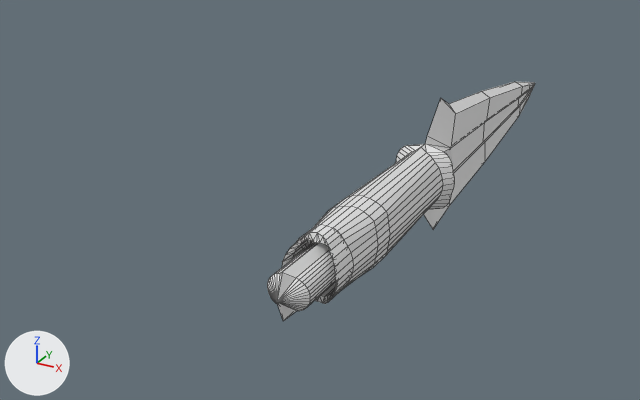
The Blender file dev_files_donot_use_for_server/blender_files/jdeivid/ruina/v1/dagger_v1.blend: old version first, new version second.
One viewpoint serves both versions: a 50 mm lens placed at (14.2, -32.3, 15.5), pointed at (-6.0, 4.4, -2.8). The lights are fixed; the arrows at lower left show +X, +Y and +Z. Mesh edges are drawn as thin lines. Materials are left out; every surface is plain grey.

Objects in the first picture: 'dagger_v1'.
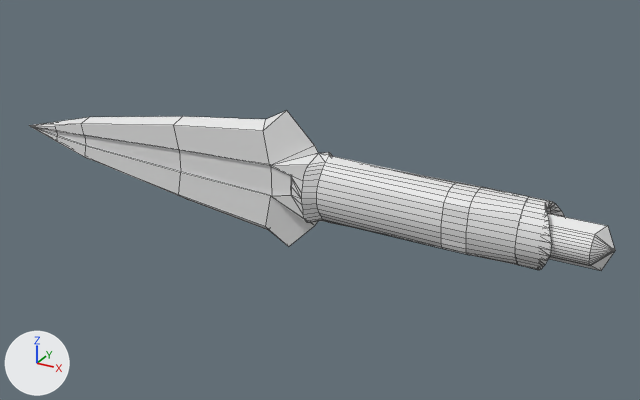
Boxes [x1, y1, x2, y2] around the edits, measured in the pictures (640 x 400 px):
'dagger_v1', mesh turned, modifiers changed
    before: [267, 82, 535, 321]
    after: [29, 110, 615, 271]

Patch to the scene script:
```diff
--- a/dev_files_donot_use_for_server/blender_files/jdeivid/ruina/v1/dagger_v1.blend.py
+++ b/dev_files_donot_use_for_server/blender_files/jdeivid/ruina/v1/dagger_v1.blend.py
@@ me_red @@
 me_red.from_pydata(...)  # 248 vertices, 262 faces, 8 loose edges; spans x 0.0..1.5, y -9.6..21.2, z -3.4..3.4
 # used by ob_dagger_v1; location = (0.0, 0.0, 0.0)
+# me_red part 1: the whole mesh is turned 90 degrees about the z axis through its middle, then moved by (-6.8, -5.0, 0.0)
@@ ob_dagger_v1 @@
 _m = ob_dagger_v1.modifiers.new('Mirror', 'MIRROR')
+_m.use_axis = (False, True, False)
+_m.use_mirror_merge = False
```
